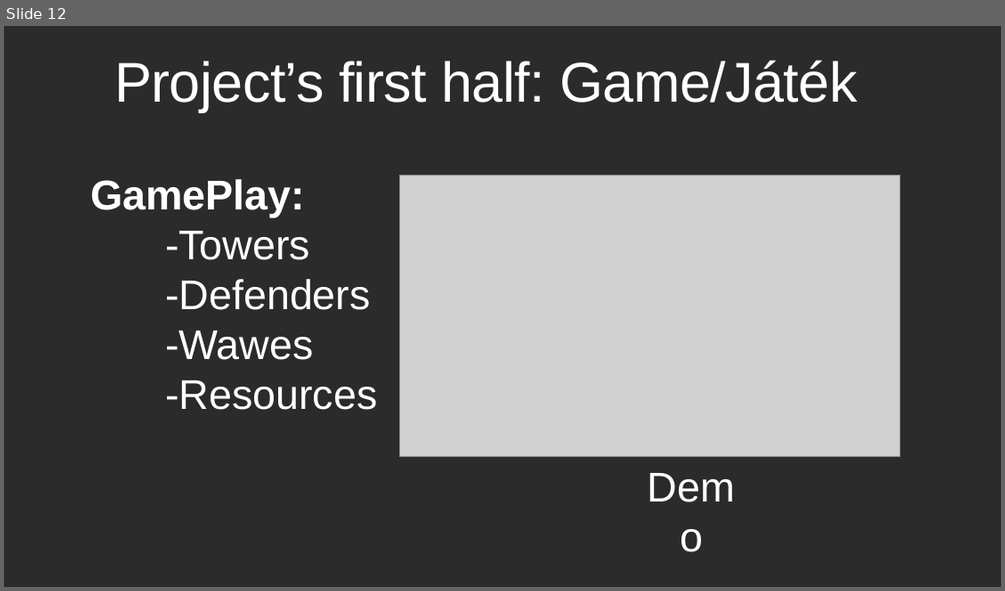
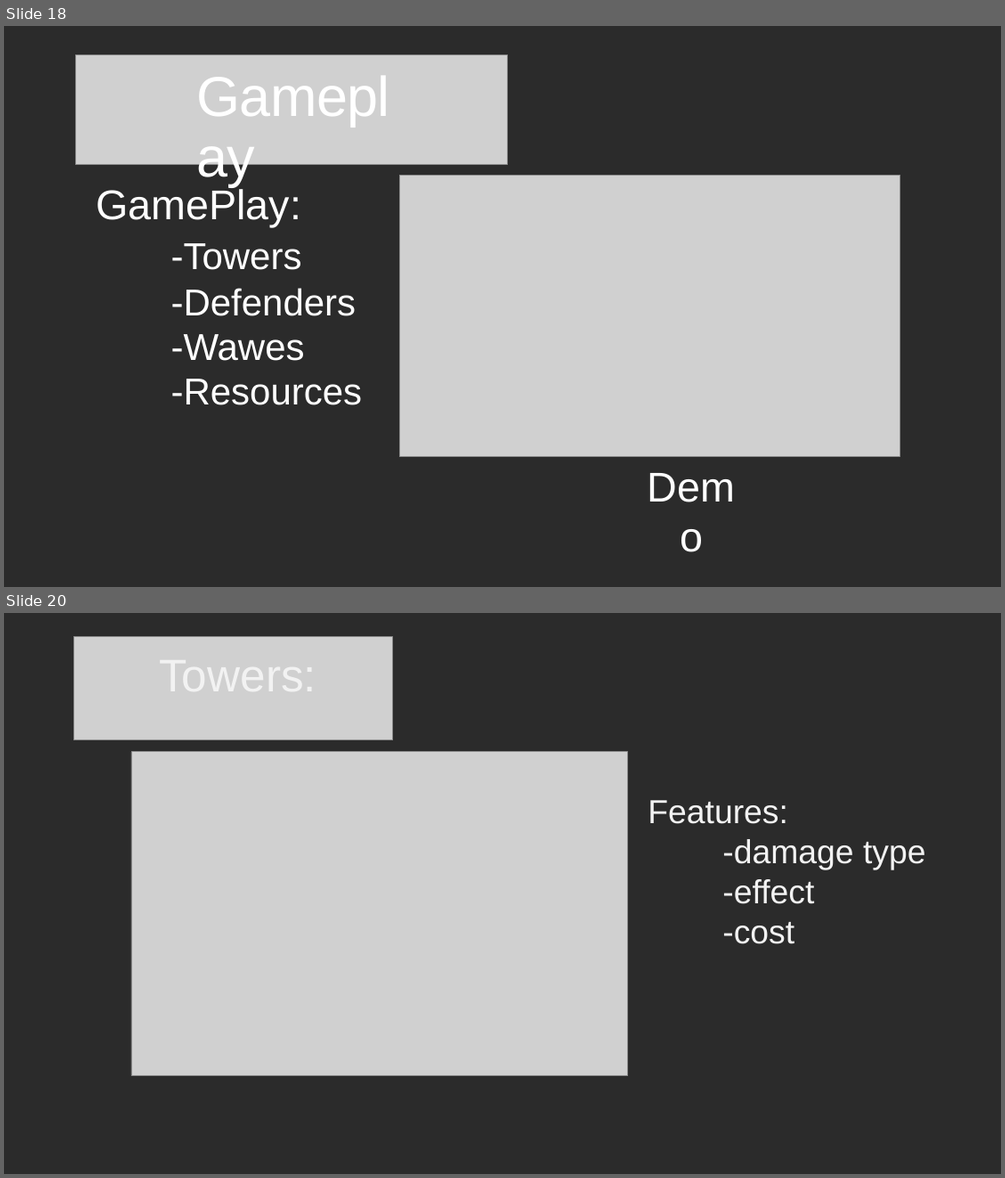
Before and after one commit to Mordsz/Vizsga, a slide deck: TidesOfEnvy.pptx. Shown one above the other, each under a label of ours: slide 12 before the commit, slides 18 and 20 after it; the slides between them are not shown. The pictures are 1005x591 and 1005x1178 pixels, drawn with LibreOffice and Linux fonts; fonts in the diff are those of the drawing; grey boxes stand for pictures; background and template pictures are left out; a plain dark background stands for a picture behind light text. Boxes give left, top, right and bottom in pixels: in the first picture for what was removed or moved away, otherwise in the second. Text is boxed around its words. In the diff, an @@ line names an element or a change of style, - is before the commit and + after.

```diff
--- a/TidesOfEnvy.pptx
+++ b/TidesOfEnvy.pptx
@@ slide 20 added at <box>4,613,1001,1174</box>, background picture (left out) @@
@@ picture added at <box>73,637,392,740</box> @@
@@ text added at <box>152,648,356,717</box>, 44 pt, text #F2F2F2 @@
+Towers:
@@ picture added at <box>131,752,628,1076</box> @@
@@ text added at <box>647,800,926,944</box>, 32 pt, text #F2F2F2 @@
+Features:
+-damage type
+-effect
+-cost
@@ what was slide 12 is now slide 18 @@
@@ slide 18 changed as well @@
@@ picture added at <box>76,54,507,164</box> @@
@@ text removed at <box>114,60,857,112</box> @@
-Project’s first half: Game/Játék
@@ text added at <box>189,65,412,146</box>, 54 pt, text #FFFFFF @@
+Gameplay
@@ text "GamePlay:": place and size @@
-text "GamePlay:" at <box>90,179,377,410</box>
+text "GamePlay:" at <box>97,187,363,405</box>
@@ text "GamePlay:" at <box>97,187,363,405</box>: bold off in "GamePlay:"; size 40 to 36 pt in "-Towers", "-Defenders", "-Wawes", "-Resources" @@
```
Also in this commit, not shown: 11 other slides changed, 9 other slides added, 10 slides removed.
